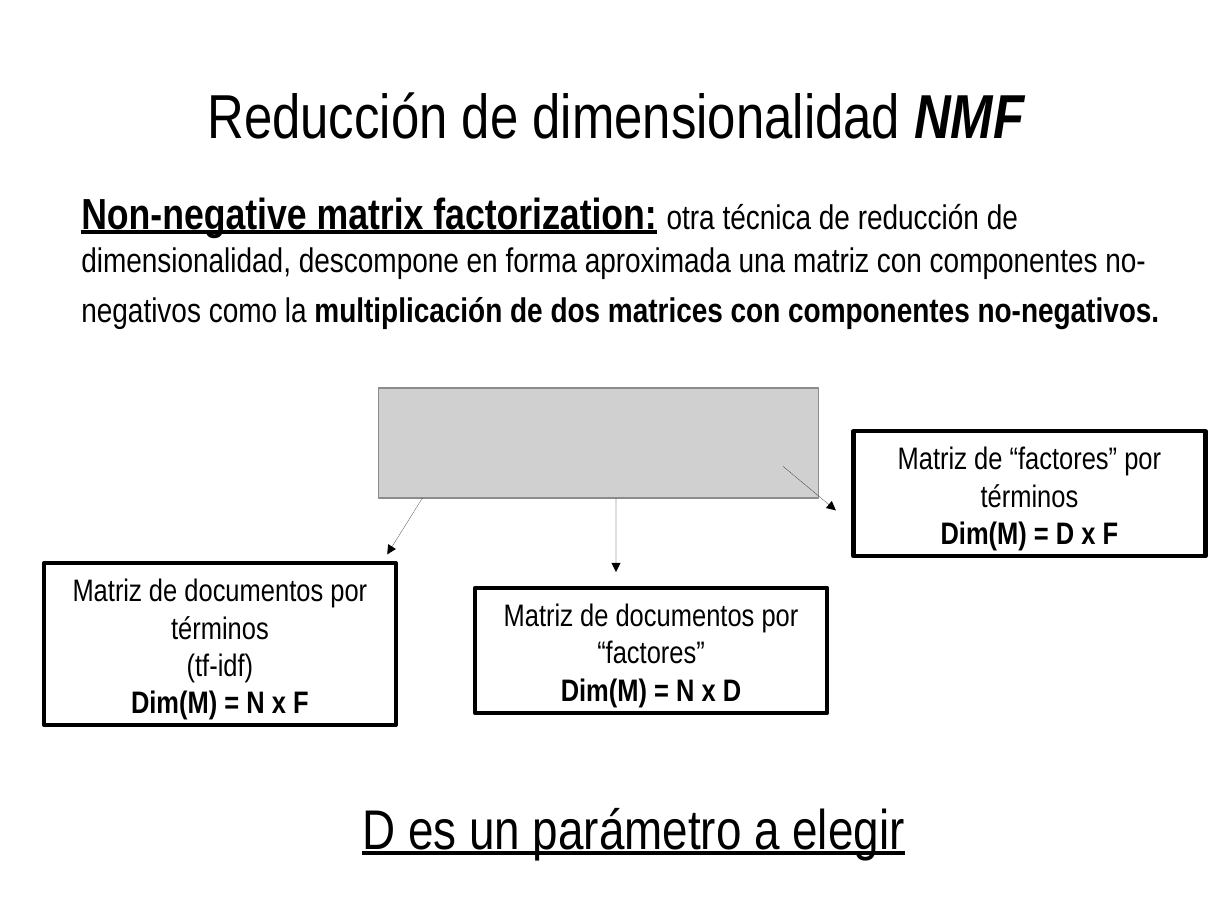
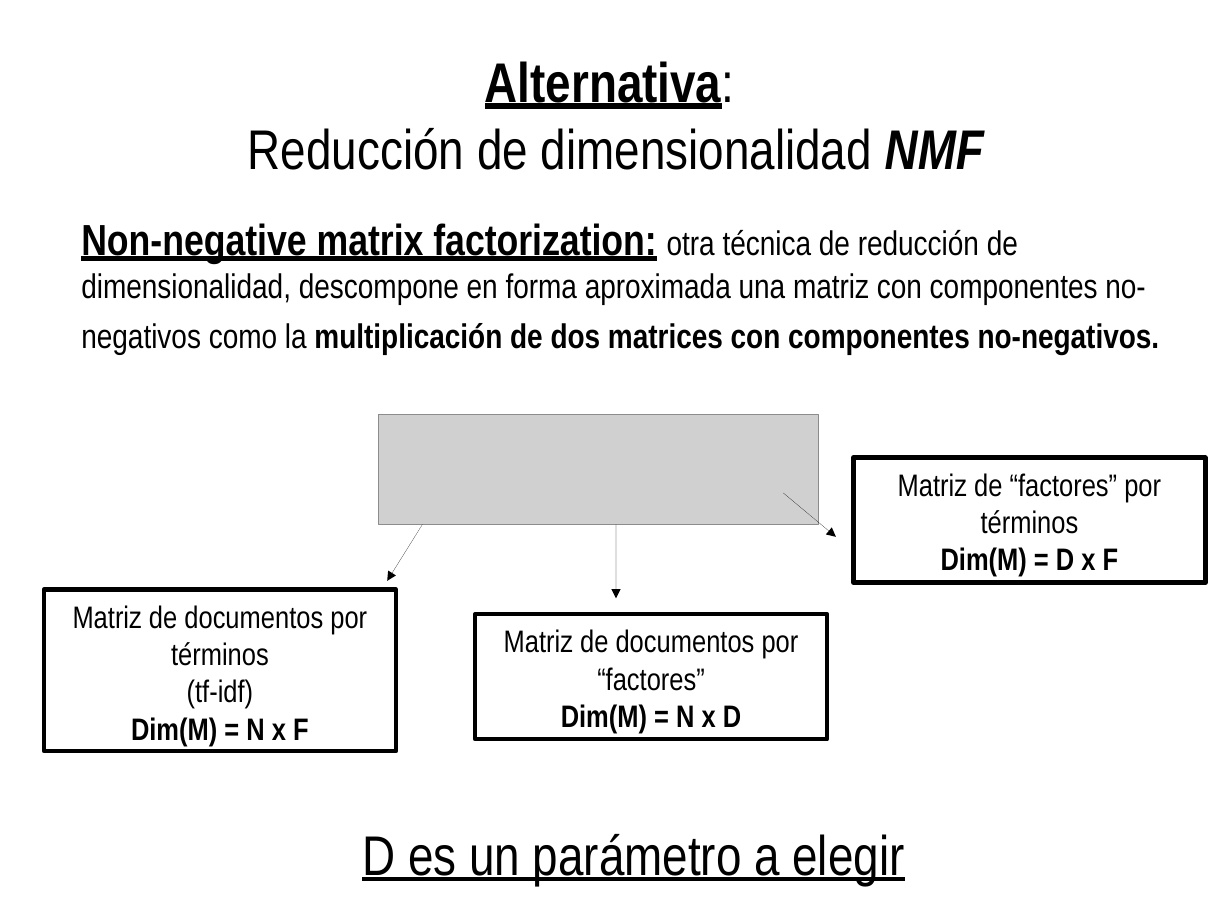
Before and after one commit to spinto88/Analisis_notas, a slide deck: slide 21 of Presentacion_analisis.odp (slide 29 before the commit). Drawn at 1232x924 pixels with LibreOffice and Linux fonts; fonts in the diff are those of the drawing; grey boxes stand for pictures. Boxes give left, top, right and bottom in pixels: in the first picture for what was removed or moved away, otherwise in the second. Text is boxed around its words. In the diff, an @@ line names an element or a change of style, - is before the commit and + after.

```diff
--- a/Presentacion_analisis.odp
+++ b/Presentacion_analisis.odp
@@ title at <box>248,61,984,170</box>: text changed; size 40 to 36 pt @@
-Reducción de dimensionalidad NMF
+Alternativa:
+Reducción de dimensionalidad NMF
@@ 3 rectangles, 3 arrows, 2 texts, 1 picture: place and size @@
-3 rectangles, 3 arrows, 2 texts, 1 picture at <box>44,197,1206,859</box>
+3 rectangles, 3 arrows, 2 texts, 1 picture at <box>44,223,1206,885</box>
```
Also in this commit, not shown: 5 other slides changed, 3 slides added, 5 other files.
